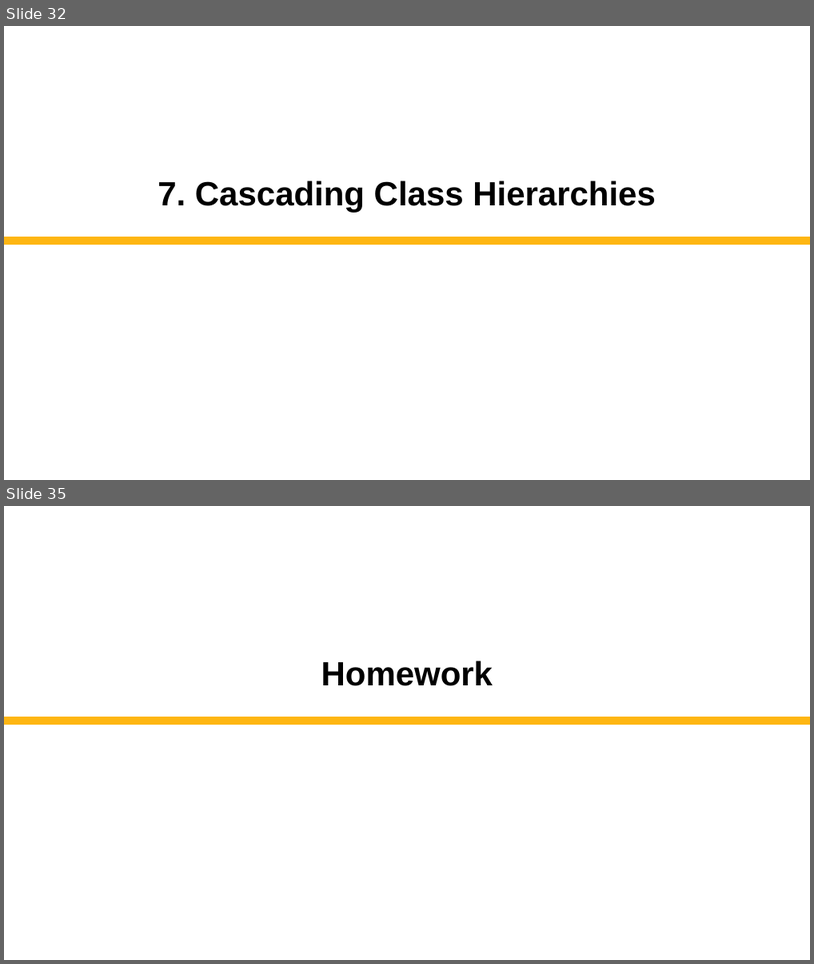
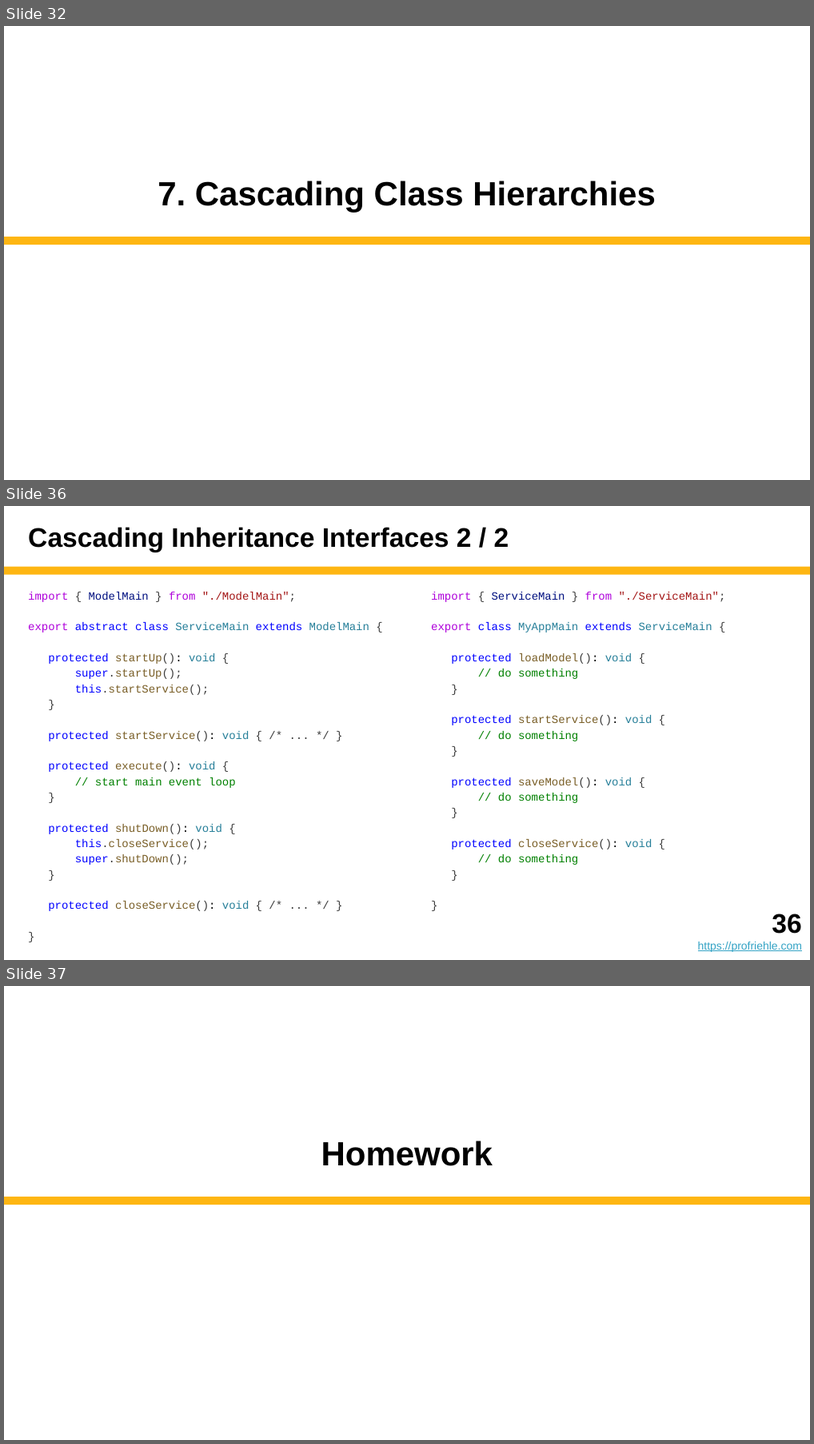
Before and after one commit to dirkriehle/adap-course, a slide deck: Lecture slides/ADAP B03 - Subtyping and Inheritance.pptx. Shown one above the other, each under a label of ours: slides 32 and 35 before the commit, slides 32, 36 and 37 after it; the slides between them are not shown. The pictures are 814x964 and 814x1444 pixels, drawn with LibreOffice and Linux fonts; fonts in the diff are those of the drawing. Boxes give left, top, right and bottom in pixels: in the first picture for what was removed or moved away, otherwise in the second. Text is boxed around its words. In the diff, an @@ line names an element or a change of style, - is before the commit and + after.

Commit message:
Updated cascading class hierarchiies (B03) added B04

```diff
--- a/Lecture slides/ADAP B03 - Subtyping and Inheritance.pptx
+++ b/Lecture slides/ADAP B03 - Subtyping and Inheritance.pptx
@@ slide 36 added at (4,506,810,960), background #FFFFFF @@
@@ title added at (28,527,510,552), 24 pt, text #000000, bold @@
+Cascading Inheritance Interfaces 2 / 2
@@ rectangle added at (4,567,810,575), fill #FEB612 @@
@@ text added at (28,592,370,911), 10 pt, text #795E26 @@
+import { ModelMain } from "./ModelMain";
+export abstract class ServiceMain extends ModelMain {
+protected startUp(): void {
+super.startUp();
+this.startService();
+}
+protected startService(): void { /* ... */ }
+protected execute(): void {
+// start main event loop
+}
+protected shutDown(): void {
+this.closeService();
+super.shutDown();
+}
+protected closeService(): void { /* ... */ }
+}
@@ text added at (431,592,726,864), 10 pt, text #008000 @@
+import { ServiceMain } from "./ServiceMain";
+export class MyAppMain extends ServiceMain {
+protected loadModel(): void {
+// do something
+}
+protected startService(): void {
+// do something
+}
+protected saveModel(): void {
+// do something
+}
+protected closeService(): void {
+// do something
+}
+}
@@ text added at (698,913,802,952), 10 pt, text #34A3C5, underline @@
+36
+https://profriehle.com
@@ what was slide 35 is now slide 37 @@
```
Also in this commit, not shown: 2 slides changed, 1 other slide added, 3 other files.
